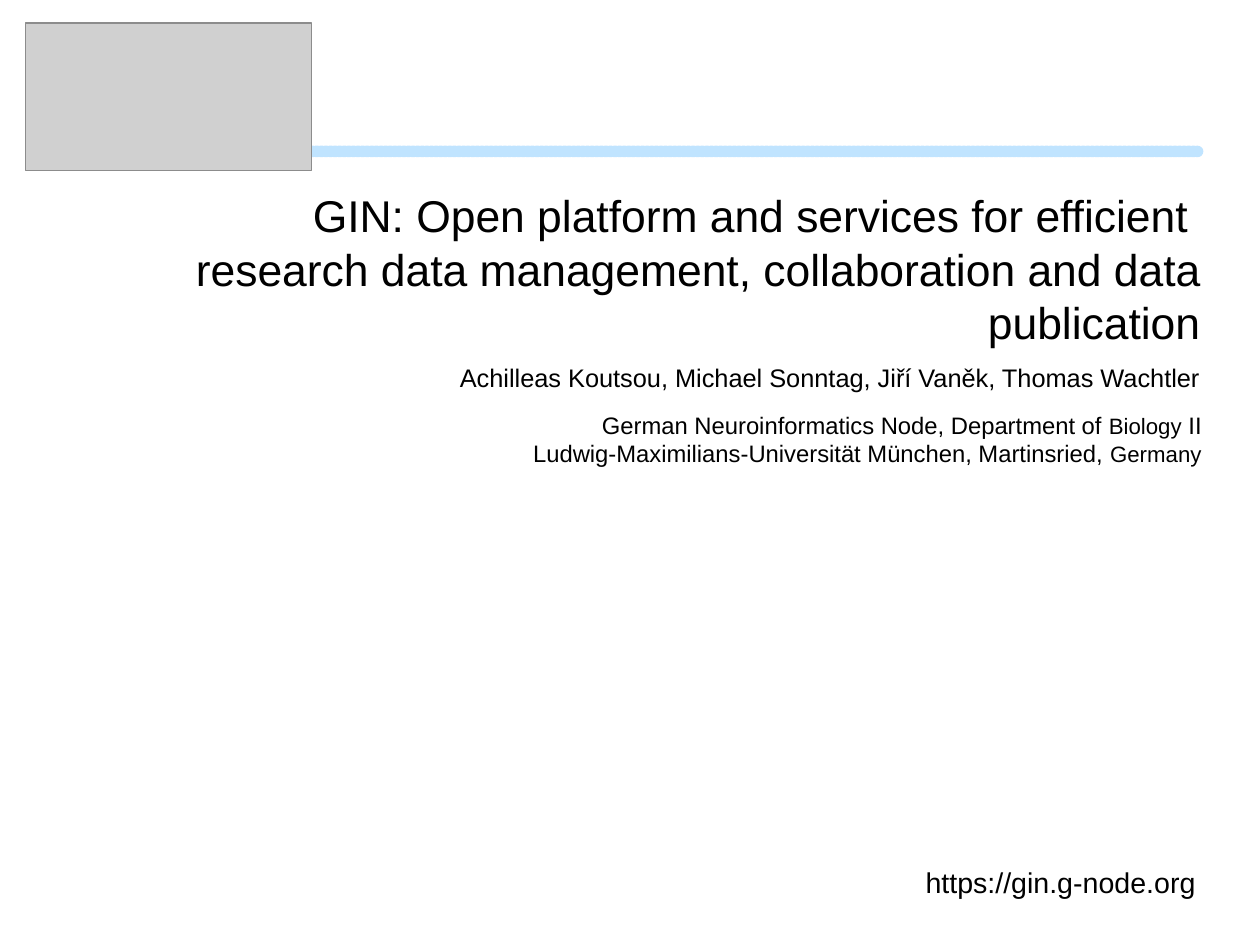
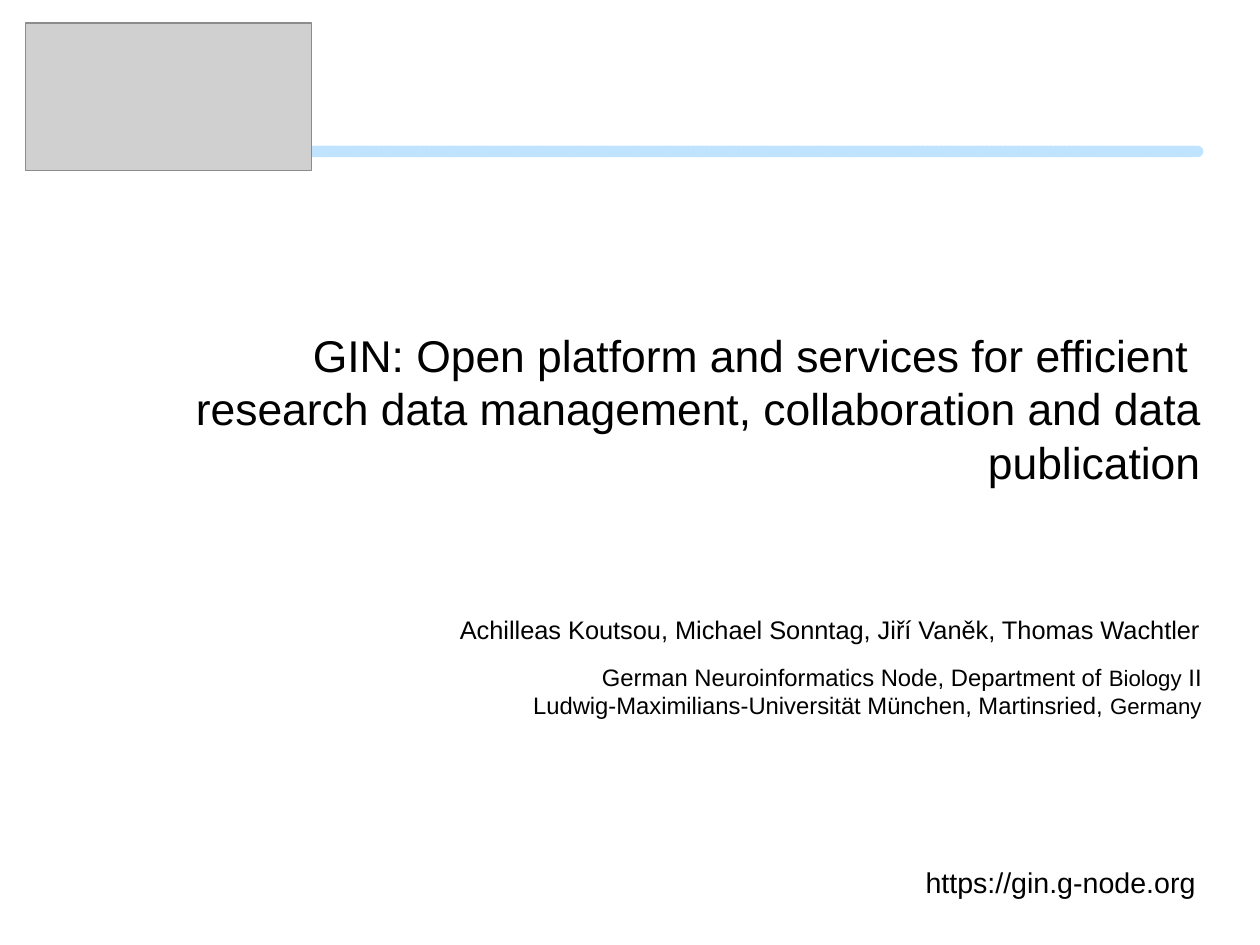
Before and after one commit to mpsonntag/prespost, a slide deck: slide 1 of 202104_INCF_online/Koutsou_Sonntag_GIN.odp. Drawn at 1260x945 pixels with LibreOffice and Linux fonts; fonts in the diff are those of the drawing; grey boxes stand for pictures; background and template pictures are left out. Boxes give left, top, right and bottom in pixels: in the first picture for what was removed or moved away, otherwise in the second. Text is boxed around its words. In the diff, an @@ line names an element or a change of style, - is before the commit and + after.

```diff
--- a/202104_INCF_online/Koutsou_Sonntag_GIN.odp
+++ b/202104_INCF_online/Koutsou_Sonntag_GIN.odp
@@ text "GIN: Open platform and services ...": place and size @@
-text "GIN: Open platform and services ..." at (196,199,1200,348)
+text "GIN: Open platform and services ..." at (196,339,1200,488)
@@ text "Achilleas Koutsou, Michael Sonntag, Jiří ...": place and size @@
-text "Achilleas Koutsou, Michael Sonntag, Jiří ..." at (460,368,1199,392)
+text "Achilleas Koutsou, Michael Sonntag, Jiří ..." at (460,620,1199,644)
@@ text "German Neuroinformatics Node, Department of ...": place and size @@
-text "German Neuroinformatics Node, Department of ..." at (533,416,1202,467)
+text "German Neuroinformatics Node, Department of ..." at (533,668,1202,719)
```
Also in this commit, not shown: 2 slides added, 2 slides removed.
